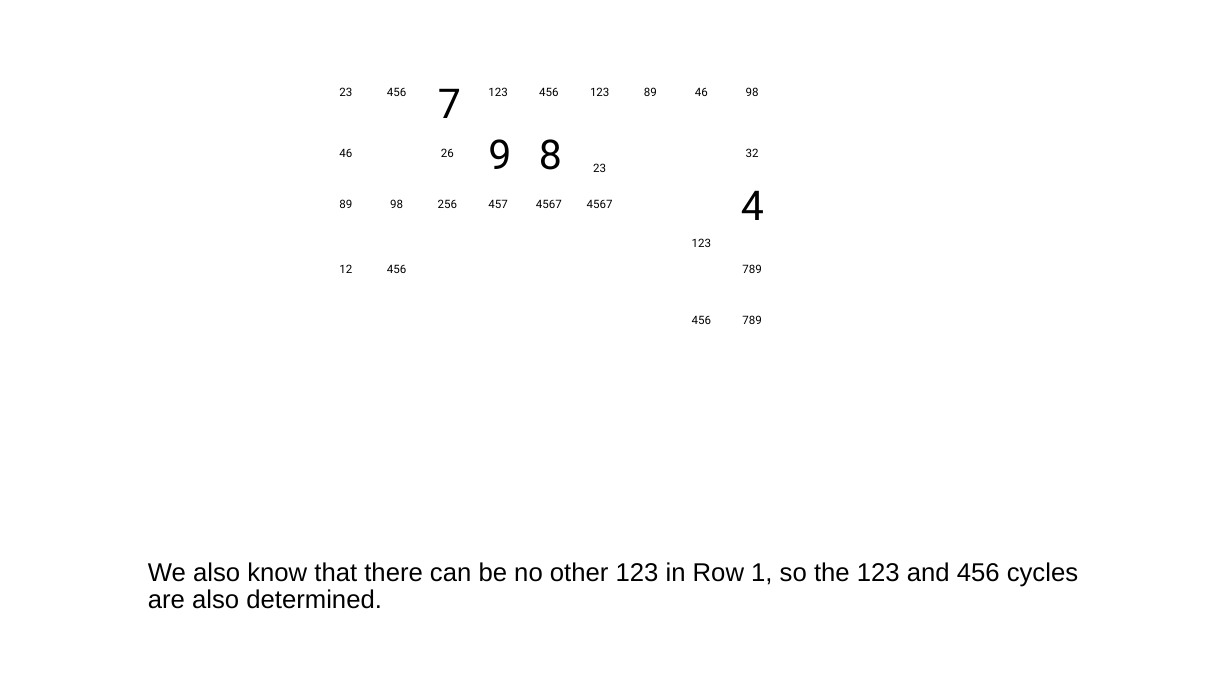
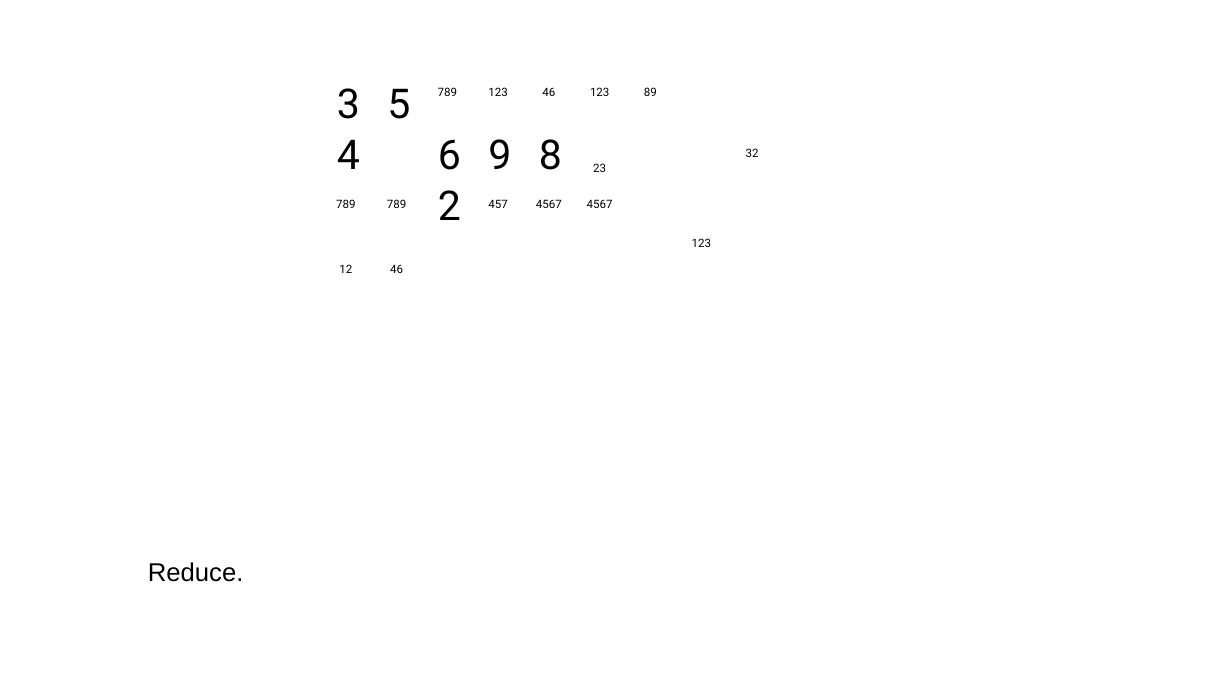
Before and after one commit to jhardis/WSJ_Number_Puzzles, a slide deck: slide 9 of 20260808_2.pptx (slide 11 before the commit). Drawn at 1232x693 pixels with LibreOffice and Linux fonts; fonts in the diff are those of the drawing; background and template pictures are left out. Boxes give left, top, right and bottom in pixels: in the first picture for what was removed or moved away, otherwise in the second. Text is boxed around its words. In the diff, an @@ line names an element or a change of style, - is before the commit and + after.

```diff
--- a/20260808_2.pptx
+++ b/20260808_2.pptx
@@ text added at [337,88,360,119], 32 pt, text #000000 @@
+3
@@ text removed at [339,87,352,96] @@
-23
@@ text removed at [387,87,406,96] @@
-456
@@ text added at [387,88,410,119], 32 pt, text #000000 @@
+5
@@ text "789": place and size @@
-text "789" at [742,264,761,273]
+text "789" at [438,87,457,96]
@@ text removed at [438,88,461,118] @@
-7
@@ text "46": place and size @@
-text "46" at [695,87,708,96]
+text "46" at [542,87,555,96]
@@ text removed at [539,87,558,96] @@
-456
@@ text removed at [746,87,759,96] @@
-98
@@ text "4": place and size @@
-text "4" at [741,190,764,220]
+text "4" at [337,139,360,169]
@@ text added at [438,139,461,170], 32 pt, text #000000 @@
+6
@@ text removed at [441,148,454,157] @@
-26
@@ text at [336,199,355,208]: text changed @@
-89
+789
@@ text "789": place and size @@
-text "789" at [742,315,761,324]
+text "789" at [387,199,406,208]
@@ text removed at [390,199,403,208] @@
-98
@@ text removed at [438,199,457,208] @@
-256
@@ text added at [438,190,461,220], 32 pt, text #000000 @@
+2
@@ text "46": place and size @@
-text "46" at [339,148,352,157]
+text "46" at [390,264,403,273]
@@ text removed at [387,264,406,273] @@
-456
@@ text removed at [692,315,711,324] @@
-456
@@ text at [148,562,244,582]: text changed @@
-We also know that there can be no other 123 in Row 1, so the 123 and 456 cycles are also determined.
+Reduce.
```
Also in this commit, not shown: 40 other slides changed, 5 slides added, 4 slides removed.
